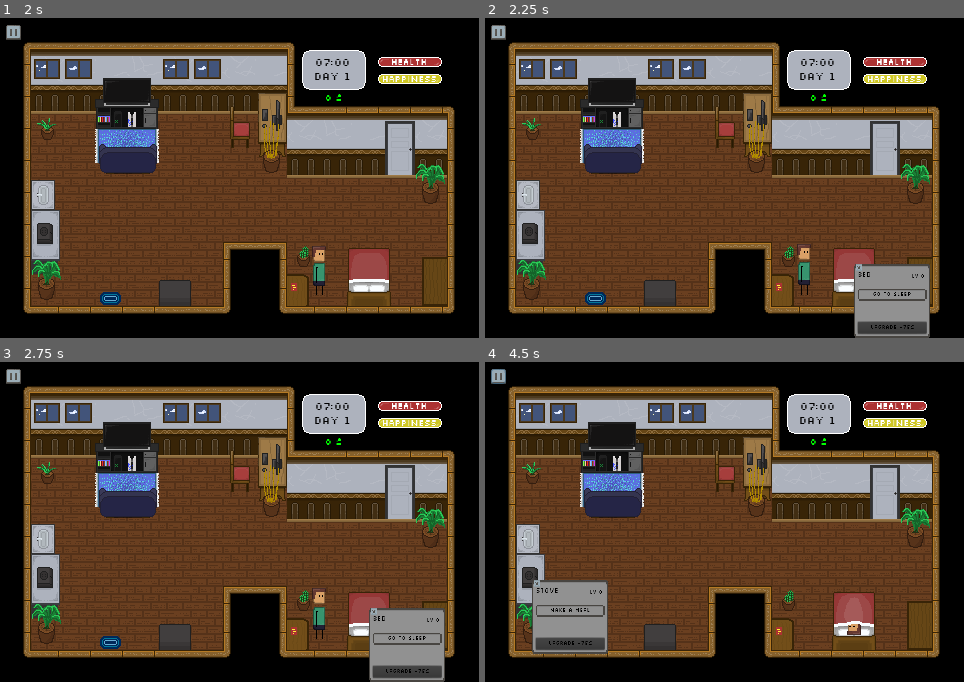
Above: before the commit, frames 1-4 (two rows, left to right).
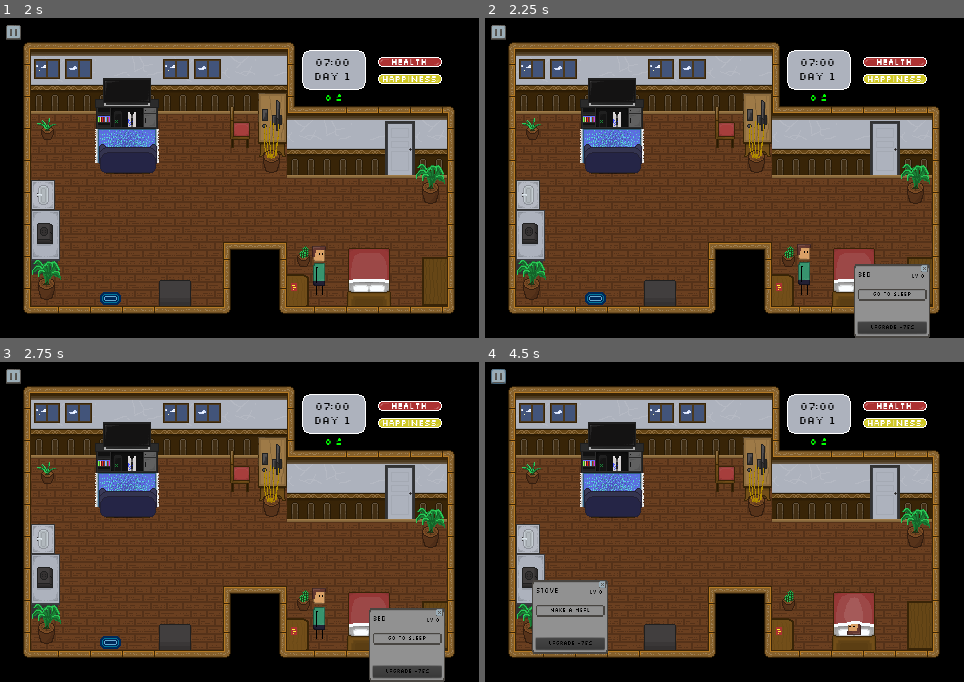
Above: after the commit, the same moments.

Repository: sun-wise-man/work-from-home
Game: Godot game, scene res://scenes/menu.tscn
Same seed, same stepped clock (60 frames per second), same inputs: the game is played once before the commit and once after it.
Inputs (mouse positions are in pixels of both pictures, inside the frame that each line leads up to):
- Up to frame 1 (2 s): click (229, 190) at 0.5 s; click (229, 270) at 1.25 s
- Up to frame 2 (2.25 s): move the mouse to (853, 277) at 2.02 s; click (853, 277) at 2.17 s
- Up to frame 3 (2.75 s): no input
- Up to frame 4 (4.5 s): click "Go to sleep" at 2.75 s; click (499, 374) at 3.5 s; tap Enter at 4.25 s; move the mouse to (532, 579) at 4.27 s; click (532, 579) at 4.42 s

Frame 1 is identical in both runs. In frame 2, less than 0.1% of the frame differs, in the area x 77-93%, y 76-80%; in frame 3, less than 0.1%; in frame 4, less than 0.1%.

Commit message:
Move Close Button
as the title implied - to the upper right corner

Diff:
--- a/scenes/main.tscn
+++ b/scenes/main.tscn
@@ -700,15 +700,15 @@
 "name": "idle",
 "speed": 6.0
 }, {
+"frames": [ ExtResource( 1 ), ExtResource( 5 ), ExtResource( 4 ), ExtResource( 3 ) ],
+"loop": true,
+"name": "walk",
+"speed": 8.0
+}, {
 "frames": [ SubResource( 7 ), SubResource( 8 ), SubResource( 9 ), SubResource( 10 ) ],
 "loop": true,
 "name": "eating",
 "speed": 3.0
-}, {
-"frames": [ ExtResource( 1 ), ExtResource( 5 ), ExtResource( 4 ), ExtResource( 3 ) ],
-"loop": true,
-"name": "walk",
-"speed": 8.0
 } ]
 
 [sub_resource type="RectangleShape2D" id=12]
@@ -989,51 +989,51 @@
 extra_spacing_char = 1
 font_data = ExtResource( 25 )
 
-[sub_resource type="StyleBoxTexture" id=85]
+[sub_resource type="StyleBoxTexture" id=74]
 texture = ExtResource( 58 )
 region_rect = Rect2( 4.50745, 4.30469, 40.8674, 43.7353 )
 
-[sub_resource type="StyleBoxTexture" id=86]
+[sub_resource type="StyleBoxTexture" id=75]
 texture = ExtResource( 58 )
 region_rect = Rect2( 54.7129, 4.6352, 40.3186, 43.9543 )
 
-[sub_resource type="StyleBoxFlat" id=74]
+[sub_resource type="StyleBoxFlat" id=76]
 bg_color = Color( 0, 0, 0, 0.705882 )
 
-[sub_resource type="StyleBoxFlat" id=75]
-
-[sub_resource type="DynamicFont" id=76]
+[sub_resource type="StyleBoxFlat" id=77]
+
+[sub_resource type="DynamicFont" id=78]
 size = 24
 font_data = ExtResource( 25 )
 
-[sub_resource type="DynamicFont" id=77]
+[sub_resource type="DynamicFont" id=79]
 size = 12
 font_data = ExtResource( 25 )
-
-[sub_resource type="DynamicFont" id=78]
-size = 10
-font_data = ExtResource( 25 )
-
-[sub_resource type="StyleBoxTexture" id=79]
-texture = ExtResource( 47 )
-region_rect = Rect2( 0.152283, 29.7171, 80.4895, 20.3907 )
 
 [sub_resource type="DynamicFont" id=80]
 size = 10
 font_data = ExtResource( 25 )
 
-[sub_resource type="StyleBoxFlat" id=81]
+[sub_resource type="StyleBoxTexture" id=81]
+texture = ExtResource( 47 )
+region_rect = Rect2( 0.152283, 29.7171, 80.4895, 20.3907 )
+
+[sub_resource type="DynamicFont" id=82]
+size = 10
+font_data = ExtResource( 25 )
+
+[sub_resource type="StyleBoxFlat" id=83]
 bg_color = Color( 0, 0, 0, 0.54902 )
 
-[sub_resource type="StyleBoxTexture" id=82]
+[sub_resource type="StyleBoxTexture" id=84]
 texture = ExtResource( 51 )
 region_rect = Rect2( 0, 0, 256, 256 )
 
-[sub_resource type="StyleBoxTexture" id=83]
+[sub_resource type="StyleBoxTexture" id=85]
 texture = ExtResource( 50 )
 region_rect = Rect2( 5.14925, 4.51936, 40.1181, 42.8931 )
 
-[sub_resource type="StyleBoxTexture" id=84]
+[sub_resource type="StyleBoxTexture" id=86]
 texture = ExtResource( 50 )
 region_rect = Rect2( 54.5065, 4.75858, 40.8945, 43.1891 )
 
@@ -1948,13 +1948,13 @@
 valign = 1
 
 [node name="ExitPopUp" type="Button" parent="GUI/ActivitySystem/Panel"]
-margin_left = 3.89053
-margin_top = 2.13708
-margin_right = 21.8905
-margin_bottom = 18.1371
-custom_styles/hover = SubResource( 85 )
-custom_styles/pressed = SubResource( 86 )
-custom_styles/normal = SubResource( 85 )
+margin_left = 175.289
+margin_top = 4.24679
+margin_right = 193.289
+margin_bottom = 20.2468
+custom_styles/hover = SubResource( 74 )
+custom_styles/pressed = SubResource( 75 )
+custom_styles/normal = SubResource( 74 )
 __meta__ = {
 "_edit_use_anchors_": false
 }
@@ -2088,17 +2088,17 @@
 margin_top = 6.61458
 margin_right = 21.6146
 margin_bottom = 21.6146
-custom_styles/hover = SubResource( 83 )
-custom_styles/pressed = SubResource( 84 )
-custom_styles/normal = SubResource( 83 )
-__meta__ = {
-"_edit_use_anchors_": false
-}
+custom_styles/hover = SubResource( 85 )
+custom_styles/pressed = SubResource( 86 )
+custom_styles/normal = SubResource( 85 )
+__meta__ = {
+"_edit_use_anchors_": false
+}
+[connection signal="hour_pass" from="." to="GUI/HappinessBar" method="_on_World_hour_pass"]
+[connection signal="hour_pass" from="." to="GUI/HealthBar" method="_on_World_hour_pass"]
+[connection signal="hour_pass" from="." to="GUI/Time" method="_on_World_hour_pass"]
 [connection signal="hour_pass" from="." to="." method="_on_World_hour_pass"]
 [connection signal="hour_pass" from="." to="Objects/Windows" method="_on_World_hour_pass"]
-[connection signal="hour_pass" from="." to="GUI/HealthBar" method="_on_World_hour_pass"]
-[connection signal="hour_pass" from="." to="GUI/HappinessBar" method="_on_World_hour_pass"]
-[connection signal="hour_pass" from="." to="GUI/Time" method="_on_World_hour_pass"]
 [connection signal="path_done" from="Player" to="." method="_on_Player_path_done"]
 [connection signal="mouse_entered" from="Objects/Bed/Area2D" to="Objects/Bed" method="_on_Area2D_mouse_entered"]
 [connection signal="mouse_exited" from="Objects/Bed/Area2D" to="Objects/Bed" method="_on_Area2D_mouse_exited"]
@@ -2116,10 +2116,10 @@
 [connection signal="pressed" from="GUI/DecisionPanel/Option1" to="GUI/DecisionPanel" method="_on_Option1_pressed"]
 [connection signal="pressed" from="GUI/DecisionPanel/Option2" to="GUI/DecisionPanel" method="_on_Option2_pressed"]
 [connection signal="visibility_changed" from="GUI/EventPanel" to="GUI/EventPanel" method="_on_EventPanel_visibility_changed"]
-[connection signal="upgrade_object" from="GUI/ActivitySystem" to="Objects/Stove" method="_on_ActivitySystem_upgrade_object"]
-[connection signal="upgrade_object" from="GUI/ActivitySystem" to="Objects/Bed" method="_on_ActivitySystem_upgrade_object"]
 [connection signal="upgrade_object" from="GUI/ActivitySystem" to="Objects/PC" method="_on_ActivitySystem_upgrade_object"]
 [connection signal="upgrade_object" from="GUI/ActivitySystem" to="Objects/Console" method="_on_ActivitySystem_upgrade_object"]
+[connection signal="upgrade_object" from="GUI/ActivitySystem" to="Objects/Bed" method="_on_ActivitySystem_upgrade_object"]
+[connection signal="upgrade_object" from="GUI/ActivitySystem" to="Objects/Stove" method="_on_ActivitySystem_upgrade_object"]
 [connection signal="upgrade_object" from="GUI/ActivitySystem" to="Objects/Bathroom" method="_on_ActivitySystem_upgrade_object"]
 [connection signal="mouse_entered" from="GUI/ActivitySystem/Panel" to="." method="_on_Panel_mouse_entered"]
 [connection signal="mouse_exited" from="GUI/ActivitySystem/Panel" to="." method="_on_Panel_mouse_exited"]
Not shown: 10 places in scenes/main.tscn that only renumber resources
Not shown: 9 places in scenes/menu.tscn that only renumber resources
